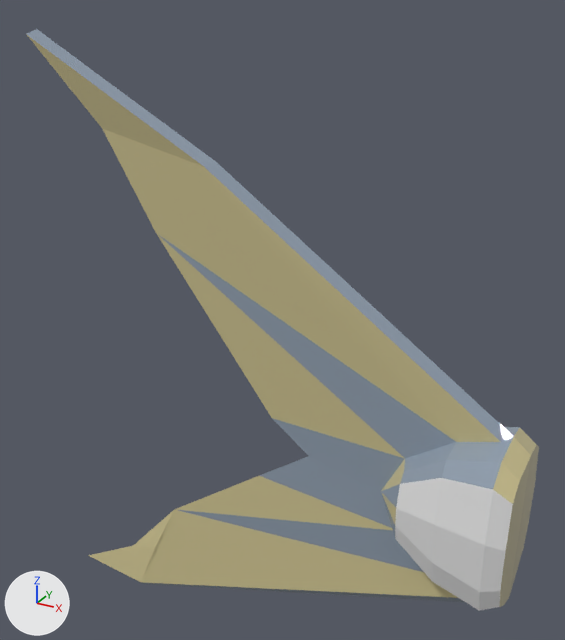
Before and after pictures for a commit that changed the glTF model floppy_fish_godot/Objects/fish_mesh_tail4.glb.
The view is the same before and after, from a camera (50 mm lens) standing at (-0.2008, -0.109, 0.0831) and looking at (-0.2642, 0.0062, 0.0255). The lights are fixed; the arrows at lower left show +X, +Y and +Z. Vertices at the same position are counted once.

The first picture shows 'Tail4'.
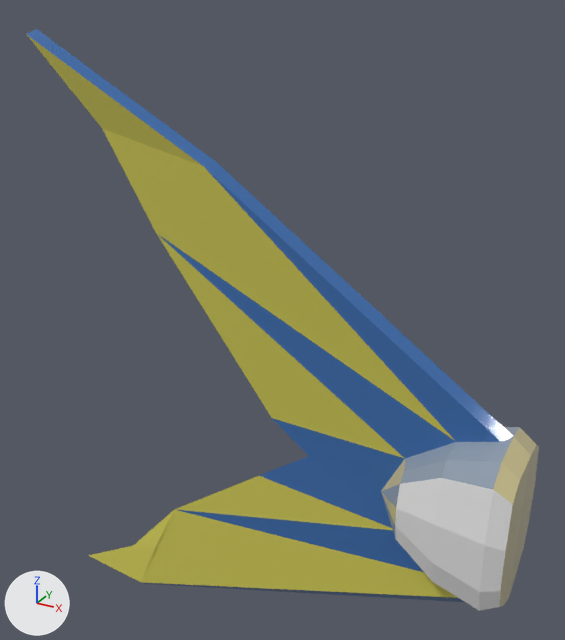
Where the change shows, as pixel boxes (x1, y1, x2, y2) in the pictures (565 x 640 px):
part 1 of me_cube_005, recoloured
    both: (27, 29, 514, 602)
part 2 of me_cube_005, recoloured (beige to yellow)
    both: (26, 34, 458, 598)

The change, as a diff of the scene's bpy script:
```diff
--- a/floppy_fish_godot/Objects/fish_mesh_tail4.glb.py
+++ b/floppy_fish_godot/Objects/fish_mesh_tail4.glb.py
@@ me_cube_005 @@
 me_cube_005.from_pydata(...)  # 85 vertices, 166 faces; spans x -0.3142..-0.2167, y -0.0108..0.0108, z -0.0456..0.0745
 # used by ob_tail4; location = (0.0, 0.0, 0.0)
+# me_cube_005 part 1: 28 faces centred in x -0.3025..-0.2386, y -0.0012..0.0012, z -0.0447..0.0677 are repainted in the vertex colours; the middle colour goes from blue #a0afc0 to blue #457ac0
+# me_cube_005 part 2: 24 faces centred in x -0.3067..-0.2456, y -0.001..0.0014, z -0.0414..0.0688 are repainted in the vertex colours; the middle colour goes from beige #e2d6a0 to yellow #e2db5f
 me_cube_005.materials.append(mat_fishmaterial)
```
